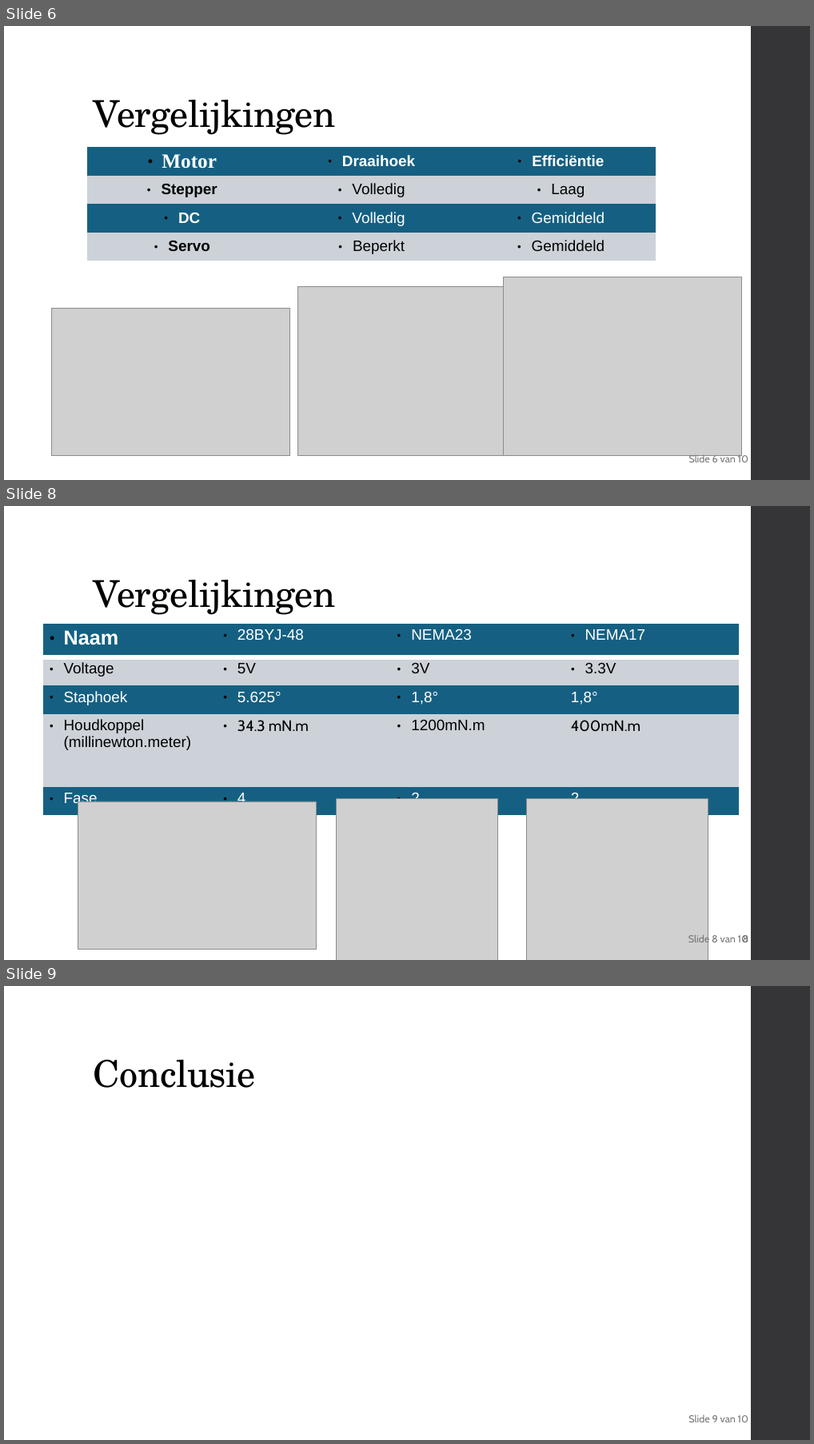
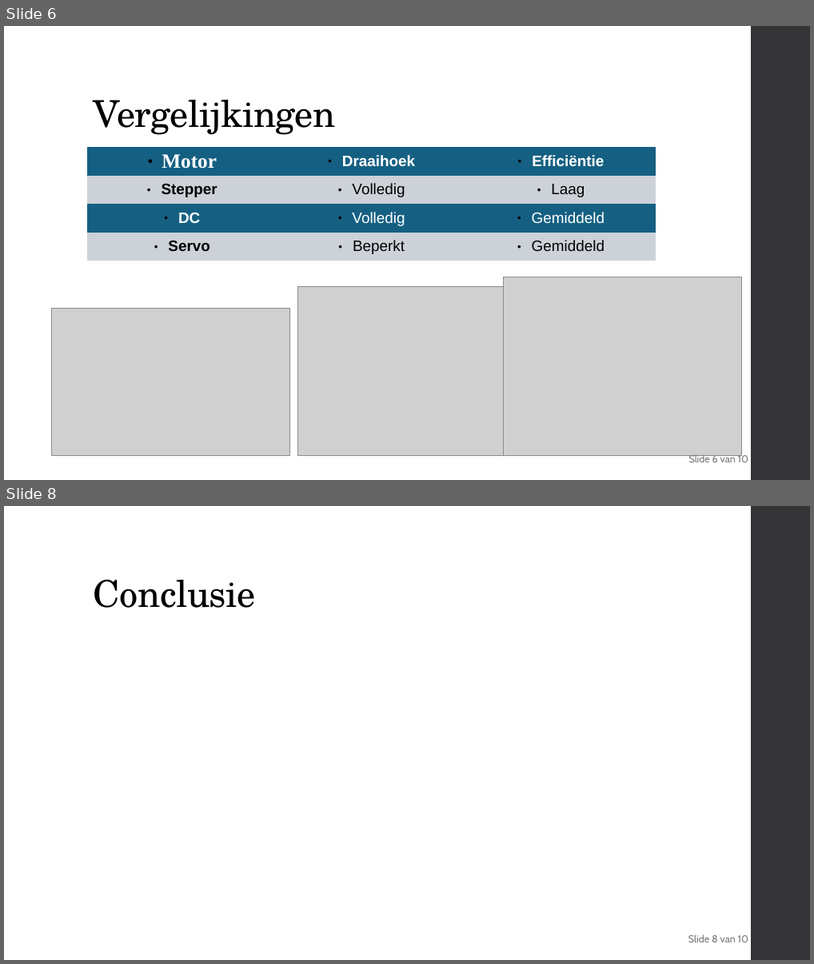
Before and after one commit to delamiro/Embedded-Stepper-Motor, a slide deck: docs/presentatie.odp. Shown one above the other, each under a label of ours: slides 6, 8 and 9 before the commit, slides 6 and 8 after it; the slides between them are not shown. The pictures are 814x1444 and 814x964 pixels, drawn with LibreOffice and Linux fonts; fonts in the diff are those of the drawing; grey boxes stand for pictures. Boxes give left, top, right and bottom in pixels: in the first picture for what was removed or moved away, otherwise in the second. Text is boxed around its words. In the diff, an @@ line names an element or a change of style, - is before the commit and + after.

```diff
--- a/docs/presentatie.odp
+++ b/docs/presentatie.odp
@@ slide 8 removed at (x1=4, y1=506, x2=810, y2=960), background #FFFFFF; not listed: 1 template element that a slide beside it also shows @@
@@ title removed at (x1=94, y1=580, x2=336, y2=615) @@
-Vergelijkingen
@@ table removed at (x1=43, y1=624, x2=738, y2=810), 5 rows, 4 columns @@
-Naam | 28BYJ-48 | NEMA23 | NEMA17
-Voltage | 5V | 3V | 3.3V
-Staphoek | 5.625° | 1,8° | 1,8°
-Houdkoppel (millinewton.meter) | 34.3 mN.m | 1200mN.m | 400mN.m
-Fase | 4 | 2 | 2
@@ picture removed at (x1=78, y1=801, x2=316, y2=949) @@
@@ picture removed at (x1=337, y1=798, x2=498, y2=960) @@
@@ picture removed at (x1=527, y1=798, x2=709, y2=960) @@
@@ text removed at (x1=689, y1=933, x2=749, y2=944) @@
-Slide 8 van 10
@@ page number removed at (x1=712, y1=935, x2=718, y2=942) @@
-8
@@ what was slide 9 is now slide 8 @@
@@ text at (x1=689, y1=934, x2=749, y2=942): text changed @@
-Slide 9 van 10
+Slide 8 van 10
```
Also in this commit, not shown: 1 slide changed.
